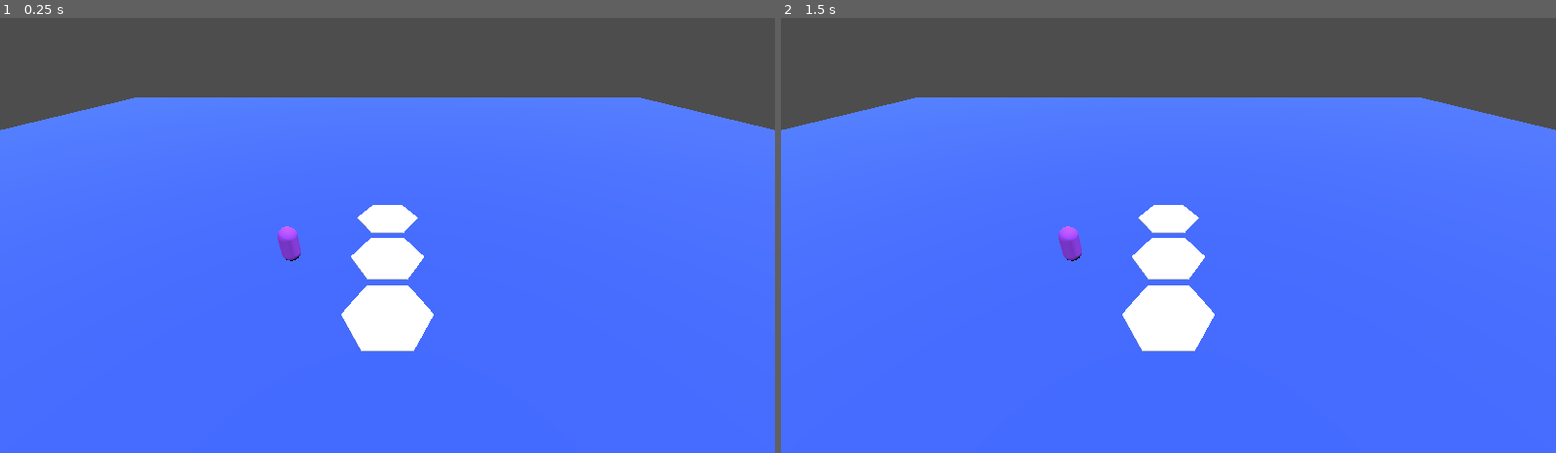
Above: before the commit, frames 1-2 (left to right).
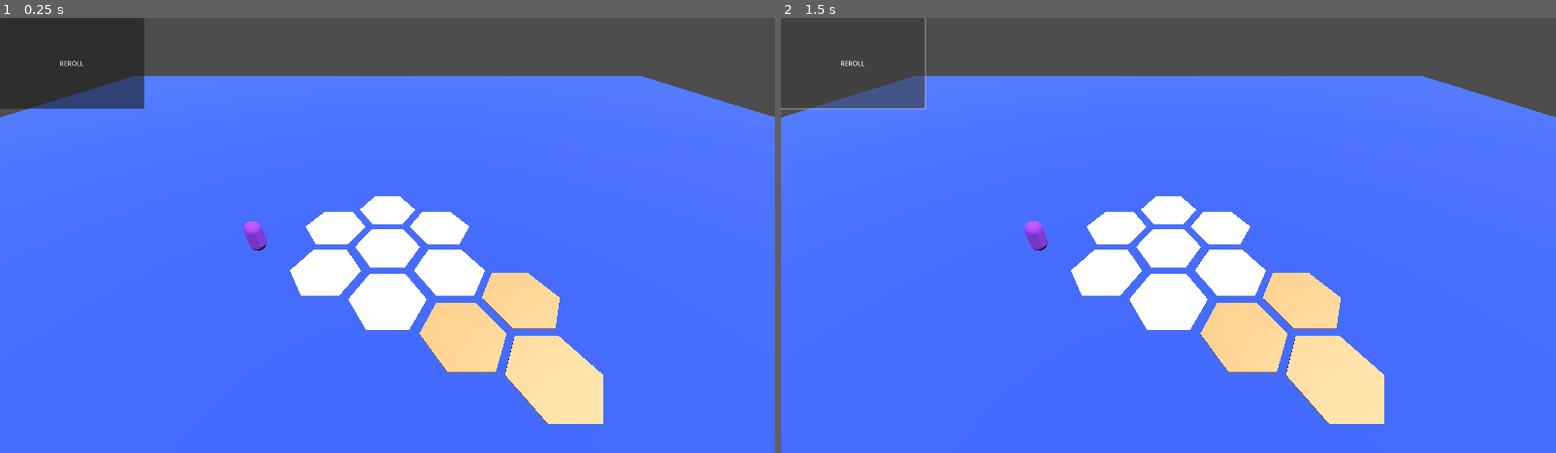
Above: after the commit, the same moments.

Repository: andrewdlanham/untitled-auto-battler
Game: Godot game, scene res://main.tscn
Same seed, same stepped clock (60 frames per second), same inputs: the game is played once before the commit and once after it.
Inputs (mouse positions are in pixels of both pictures, inside the frame that each line leads up to):
- Up to frame 1 (0.25 s): no input
- Up to frame 2 (1.5 s): click (850, 61) at 0.5 s, where only the run after the commit has a clickable "REROLL"; click (850, 61) at 1.25 s, where only the run after the commit has a clickable "REROLL"

The runs differ from the first frame. In frame 1, 16% of the frame differs, in the area x 0-100%, y 0-94%; in frame 2, 13%.

Commit message:
Started working on shop logic

Diff:
--- a/auto-battler/main.tscn
+++ b/auto-battler/main.tscn
@@ -1,9 +1,10 @@
-[gd_scene load_steps=6 format=3 uid="uid://csn7bknrr6t3c"]
+[gd_scene load_steps=7 format=3 uid="uid://csn7bknrr6t3c"]
 
+[ext_resource type="Script" path="res://shop_manager.gd" id="2_040jo"]
 [ext_resource type="PackedScene" uid="uid://cvsvkjwkngxk6" path="res://test-unit.tscn" id="2_ti2v6"]
 [ext_resource type="Script" path="res://drag_and_drop.gd" id="3_ep364"]
+[ext_resource type="PackedScene" uid="uid://clqif3kperjc0" path="res://shop_hex.tscn" id="3_m7c5a"]
 [ext_resource type="PackedScene" uid="uid://b285dydi2tsbn" path="res://floor.tscn" id="4_luv8w"]
-[ext_resource type="Script" path="res://test_mesh.gd" id="5_0sv74"]
 [ext_resource type="PackedScene" uid="uid://brtlqyif7qbwc" path="res://hex.tscn" id="5_ylrse"]
 
 [node name="Main" type="Node3D"]
@@ -11,9 +12,12 @@
 [node name="DragDropManager" type="Node3D" parent="."]
 script = ExtResource("3_ep364")
 
+[node name="ShopManager" type="Node" parent="."]
+script = ExtResource("2_040jo")
+
 [node name="Camera3D" type="Camera3D" parent="."]
 unique_name_in_owner = true
-transform = Transform3D(1, 0, 0, 0, 0.819152, 0.573576, 0, -0.573576, 0.819152, 0, 5, 6)
+transform = Transform3D(1, 0, 0, 0, 0.766044, 0.642788, 0, -0.642788, 0.766044, 0, 6, 6.5)
 
 [node name="DirectionalLight3D" type="DirectionalLight3D" parent="."]
 transform = Transform3D(1, 0, 0, 0, 0.543687, 0.839288, 0, -0.839288, 0.543687, 0, 1.69348, 0)
@@ -27,18 +31,45 @@
 transform = Transform3D(-4.37114e-08, 0, 1, 0, 1, 0, -1, 0, -4.37114e-08, 0, 0, 0)
 
 [node name="Hex2" parent="ActiveBoard" instance=ExtResource("5_ylrse")]
-transform = Transform3D(-4.37114e-08, 0, 1, 0, 1, 0, -1, 0, -4.37114e-08, 0, 0, 1.96157)
+transform = Transform3D(-4.37114e-08, 0, 1, 0, 1, 0, -1, 0, -4.37114e-08, 0, 0, 2)
 
 [node name="Hex3" parent="ActiveBoard" instance=ExtResource("5_ylrse")]
-transform = Transform3D(-4.37114e-08, 0, 1, 0, 1, 0, -1, 0, -4.37114e-08, 0, 0, -2.04687)
+transform = Transform3D(-4.37114e-08, 0, 1, 0, 1, 0, -1, 0, -4.37114e-08, 0, 0, -2)
+
+[node name="Hex4" parent="ActiveBoard" instance=ExtResource("5_ylrse")]
+transform = Transform3D(-4.37114e-08, 0, 1, 0, 1, 0, -1, 0, -4.37114e-08, 1.75, 0, -1)
+
+[node name="Hex5" parent="ActiveBoard" instance=ExtResource("5_ylrse")]
+transform = Transform3D(-4.37114e-08, 0, 1, 0, 1, 0, -1, 0, -4.37114e-08, 1.75, 0, 1)
+
+[node name="Hex6" parent="ActiveBoard" instance=ExtResource("5_ylrse")]
+transform = Transform3D(-4.37114e-08, 0, 1, 0, 1, 0, -1, 0, -4.37114e-08, -1.75, 0, -1)
+
+[node name="Hex7" parent="ActiveBoard" instance=ExtResource("5_ylrse")]
+transform = Transform3D(-4.37114e-08, 0, 1, 0, 1, 0, -1, 0, -4.37114e-08, -1.75, 0, 1)
+
+[node name="ShopHexes" type="Node" parent="."]
+
+[node name="ShopHex" parent="ShopHexes" instance=ExtResource("3_m7c5a")]
+transform = Transform3D(-4.37114e-08, 0, 1, 0, 1, 0, -1, 0, -4.37114e-08, 1.73018, 0, 2.96599)
+
+[node name="ShopHex2" parent="ShopHexes" instance=ExtResource("3_m7c5a")]
+transform = Transform3D(-4.37114e-08, 0, 1, 0, 1, 0, -1, 0, -4.37114e-08, 3.41756, 0, 1.95449)
+
+[node name="ShopHex3" parent="ShopHexes" instance=ExtResource("3_m7c5a")]
+transform = Transform3D(-4.37114e-08, 0, 1, 0, 1, 0, -1, 0, -4.37114e-08, 3.39583, 0, 3.89281)
 
 [node name="Test-unit" parent="." instance=ExtResource("2_ti2v6")]
-transform = Transform3D(1, 0, 0, 0, 1, 0, 0, 0, 1, -2.58507, 0.523812, 0)
+transform = Transform3D(1, 0, 0, 0, 1, 0, 0, 0, 1, -3.95937, 0.523812, 0)
 health = 250.0
 
 [node name="Floor" parent="." instance=ExtResource("4_luv8w")]
 transform = Transform3D(5, 0, 0, 0, 5, 0, 0, 0, 5, 0, -0.2, 0)
 
-[node name="TestMesh" type="MeshInstance3D" parent="."]
-visible = false
-script = ExtResource("5_0sv74")
+[node name="RollShopButton" type="Button" parent="."]
+offset_right = 357.0
+offset_bottom = 225.0
+text = "REROLL
+"
+
+[connection signal="pressed" from="RollShopButton" to="ShopManager" method="_on_roll_shop_button_pressed"]
--- /dev/null
+++ b/auto-battler/shop_hex.tscn
@@ -0,0 +1,12 @@
+[gd_scene load_steps=3 format=3 uid="uid://clqif3kperjc0"]
+
+[ext_resource type="Script" path="res://hex.gd" id="1_uqx3j"]
+[ext_resource type="PackedScene" uid="uid://dx0tog233a03y" path="res://hex2.glb" id="2_1elfn"]
+
+[node name="ShopHex" type="Node3D"]
+script = ExtResource("1_uqx3j")
+
+[node name="Snap Point" type="Node3D" parent="." groups=["Snap Points"]]
+transform = Transform3D(1, 0, 0, 0, 1, 0, 0, 0, 1, 0, 0.625998, 0)
+
+[node name="hex2" parent="." instance=ExtResource("2_1elfn")]
--- /dev/null
+++ b/auto-battler/shop_manager.gd
@@ -0,0 +1,16 @@
+extends Node
+
+
+# Called when the node enters the scene tree for the first time.
+func _ready() -> void:
+	pass # Replace with function body.
+
+
+# Called every frame. 'delta' is the elapsed time since the previous frame.
+func _process(delta: float) -> void:
+	pass
+
+
+func _on_roll_shop_button_pressed() -> void:
+	print("Rolling shop...")
+	# TODO: Add shop roll logic
Binary file added: auto-battler/hex2.glb
Not shown, added: auto-battler/hex2.glb.import
